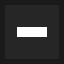
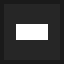
Layer changes from the first (64, 64) image to the second:
removed layer "Background" (1st of 2) over (x1=4, y1=4, x2=60, y2=60)
removed layer "Background" (2nd of 2) over (x1=4, y1=4, x2=60, y2=60)
added layer "Fill" above "Rectangle" over (x1=16, y1=24, x2=48, y2=40)
added layer "Rectangle" over (x1=4, y1=4, x2=60, y2=60)
